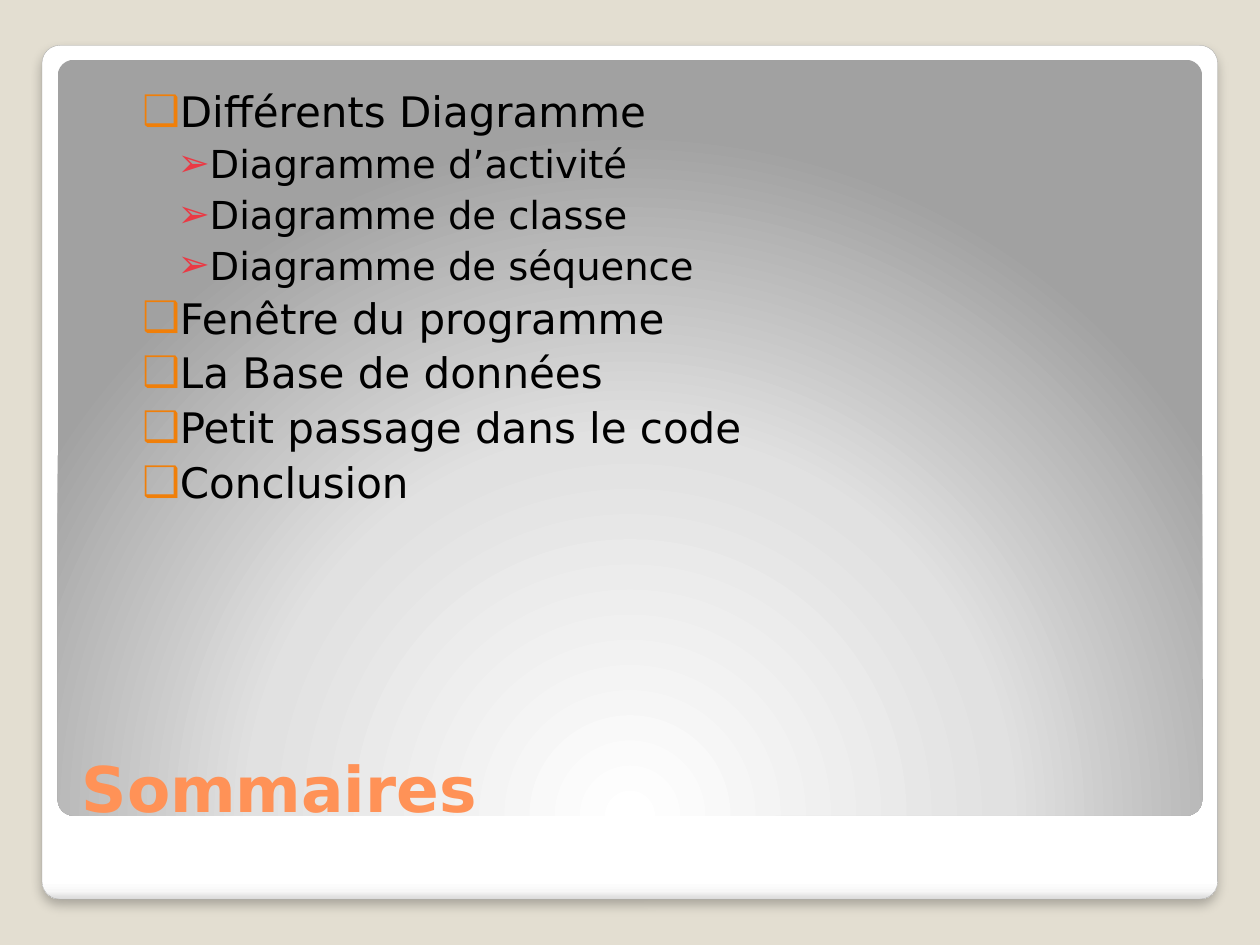
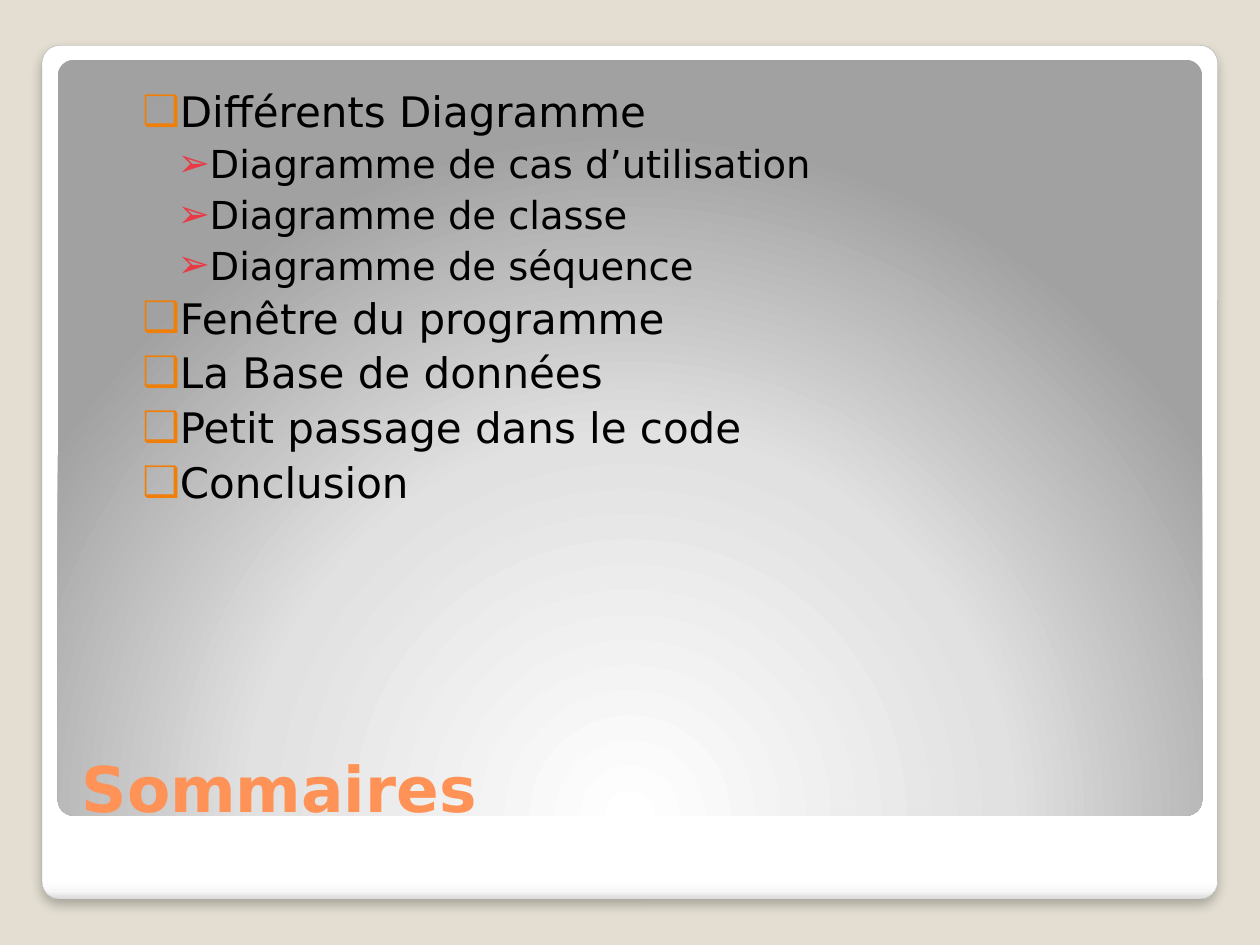
Before and after one commit to LyricU/ProjetJavaL3, a slide deck: slide 2 of Rapport et PPP/PPP_G_B.pptx. Drawn at 1260x945 pixels with LibreOffice and Linux fonts; fonts in the diff are those of the drawing. Boxes give left, top, right and bottom in pixels: in the first picture for what was removed or moved away, otherwise in the second. Text is boxed around its words. In the diff, an @@ line names an element or a change of style, - is before the commit and + after.

Commit message:
Erreur nom diagramme
Activité en cas d'utilisation

```diff
--- a/Rapport et PPP/PPP_G_B.pptx
+++ b/Rapport et PPP/PPP_G_B.pptx
@@ text at <box>178,148,810,186</box>: text changed @@
-    ➢ Diagramme d’activité
+    ➢ Diagramme de cas d’utilisation
```
Also in this commit, not shown: 1 other slide changed, 1 other file.
